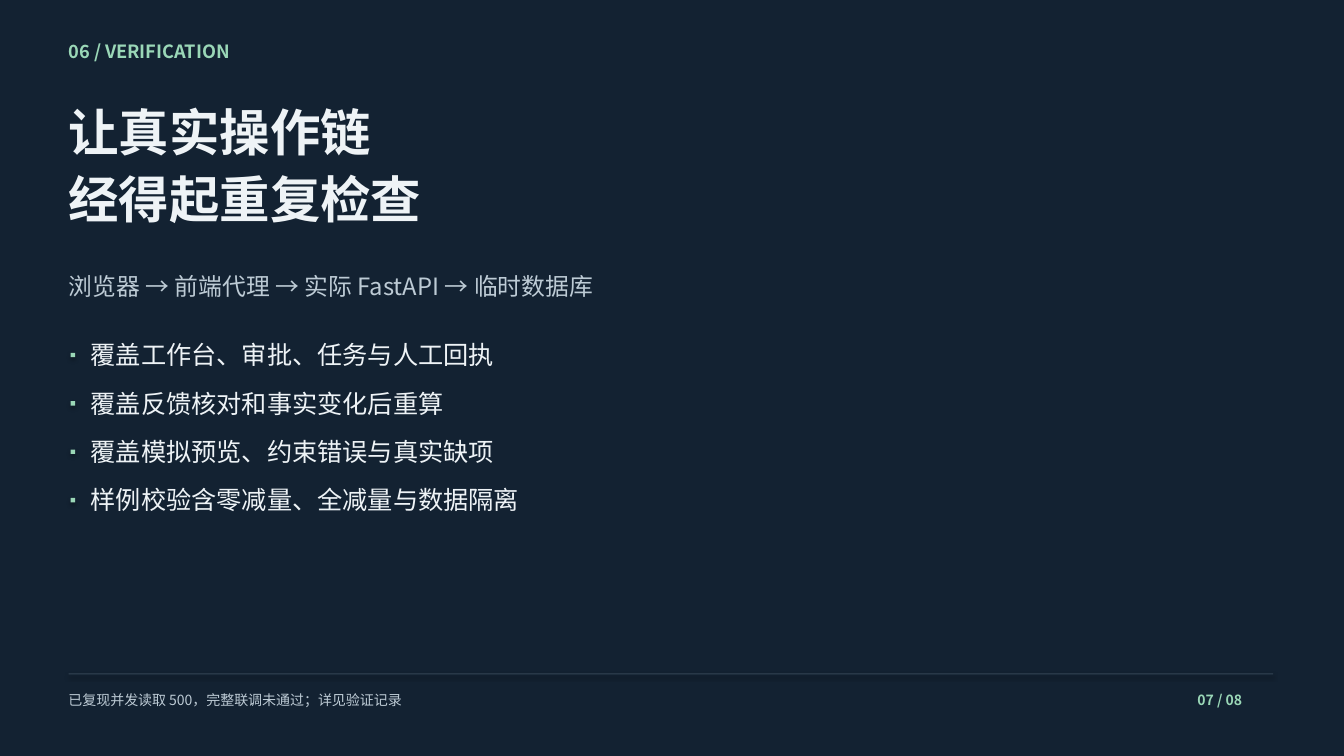
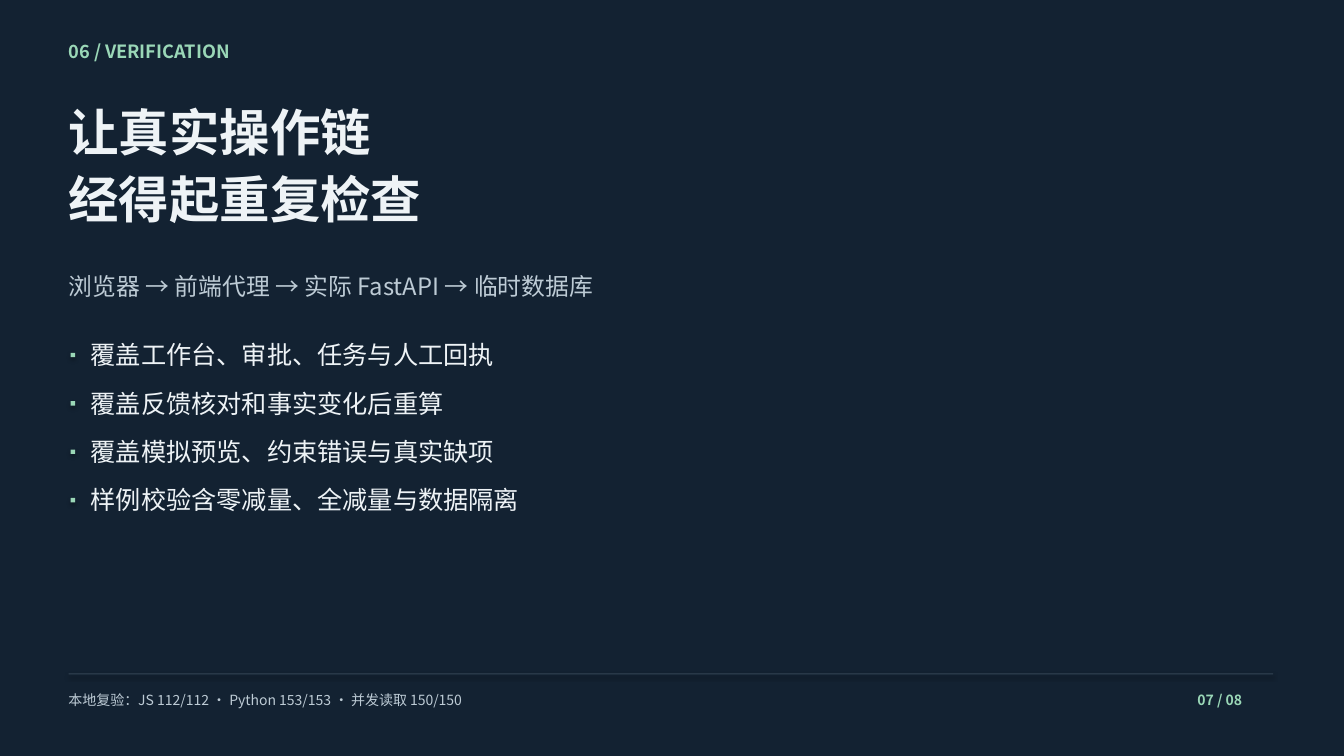
Before and after one commit to lyu054553-sketch/xihhhhh, a slide deck: slide 7 of docs/DEMO_SLIDES.pptx. Drawn at 1344x756 pixels with LibreOffice and Linux fonts; fonts in the diff are those of the drawing. Boxes give left, top, right and bottom in pixels: in the first picture for what was removed or moved away, otherwise in the second. Text is boxed around its words. In the diff, an @@ line names an element or a change of style, - is before the commit and + after.

```diff
--- a/docs/DEMO_SLIDES.pptx
+++ b/docs/DEMO_SLIDES.pptx
@@ text at (68, 693, 462, 708): text changed @@
-已复现并发读取 500，完整联调未通过；详见验证记录
+本地复验：JS 112/112 · Python 153/153 · 并发读取 150/150
```
Also in this commit, not shown: 3 other slides changed, 8 other files.
